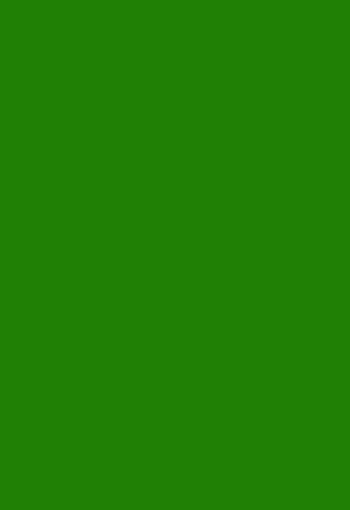
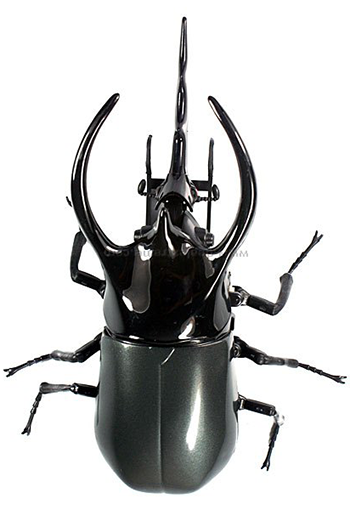
Layered file, before and after one edit (350 × 510). Changes by layer:
showed "Layer 0", opacity 47% → 100% over [0, 0, 350, 510]
